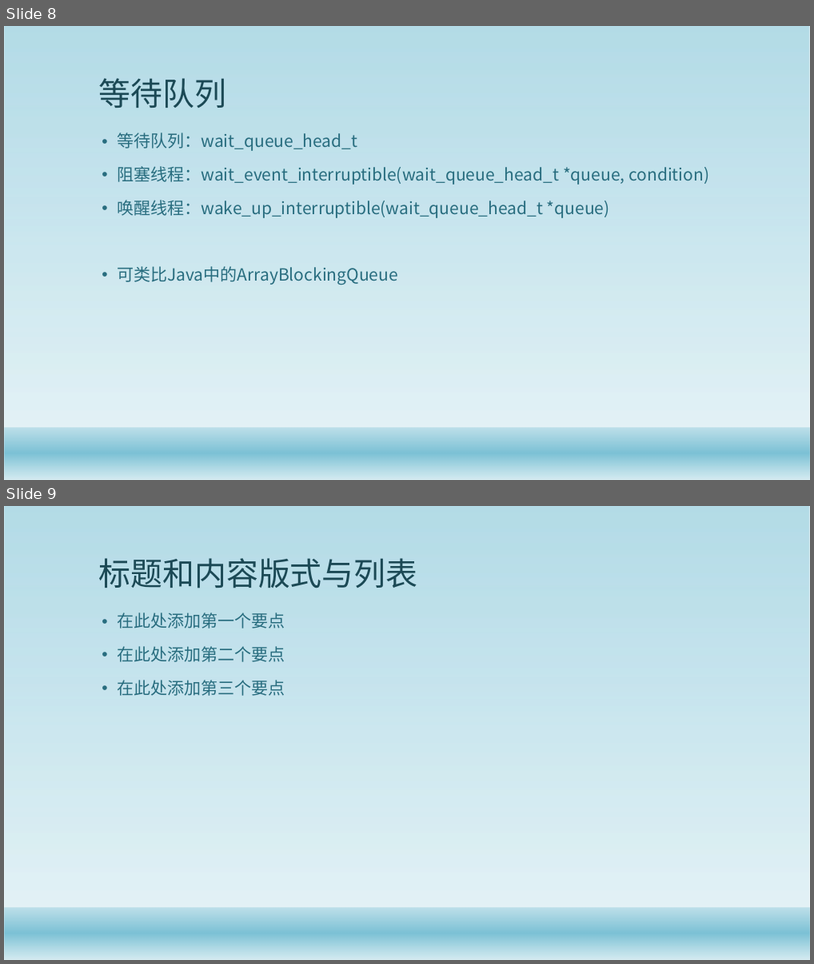
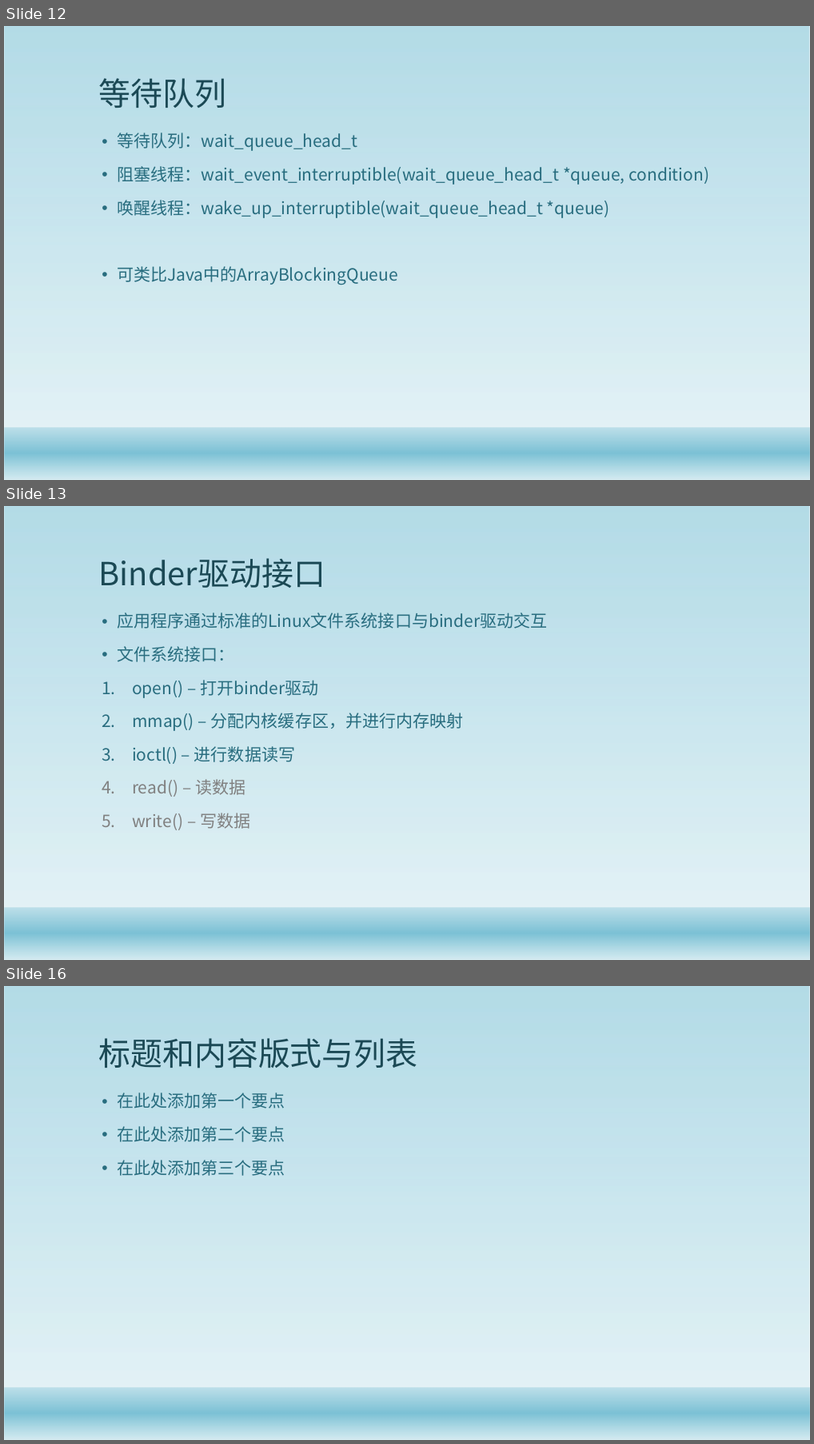
Before and after one commit to gaozhuo/binder-, a slide deck: 技术分享.pptx. Shown one above the other, each under a label of ours: slides 8 and 9 before the commit, slides 12, 13 and 16 after it; the slides between them are not shown. The pictures are 814x964 and 814x1444 pixels, drawn with LibreOffice and Linux fonts; fonts in the diff are those of the drawing; background and template pictures are left out. Boxes give left, top, right and bottom in pixels: in the first picture for what was removed or moved away, otherwise in the second. Text is boxed around its words. In the diff, an @@ line names an element or a change of style, - is before the commit and + after.

```diff
--- a/技术分享.pptx
+++ b/技术分享.pptx
@@ slide 13 added at box(4, 506, 810, 960), background #FFFFFF; not listed: 2 template elements that a slide beside it also shows @@
@@ title added at box(98, 558, 326, 588), 38 pt, text #1B4855 @@
+Binder驱动接口
@@ text added at box(117, 612, 548, 830), 20 pt, text #296D7F @@
+• 应用程序通过标准的Linux文件系统接口与binder驱动交互
+• 文件系统接口：
+1. open() – 打开binder驱动
+2. mmap() – 分配内核缓存区，并进行内存映射
+3. ioctl() – 进行数据读写
+4. read() – 读数据
+5. write() – 写数据
@@ what was slide 8 is now slide 12 @@
@@ what was slide 9 is now slide 16 @@
```
Also in this commit, not shown: 7 other slides added, 1 slide removed, 2 other files.
